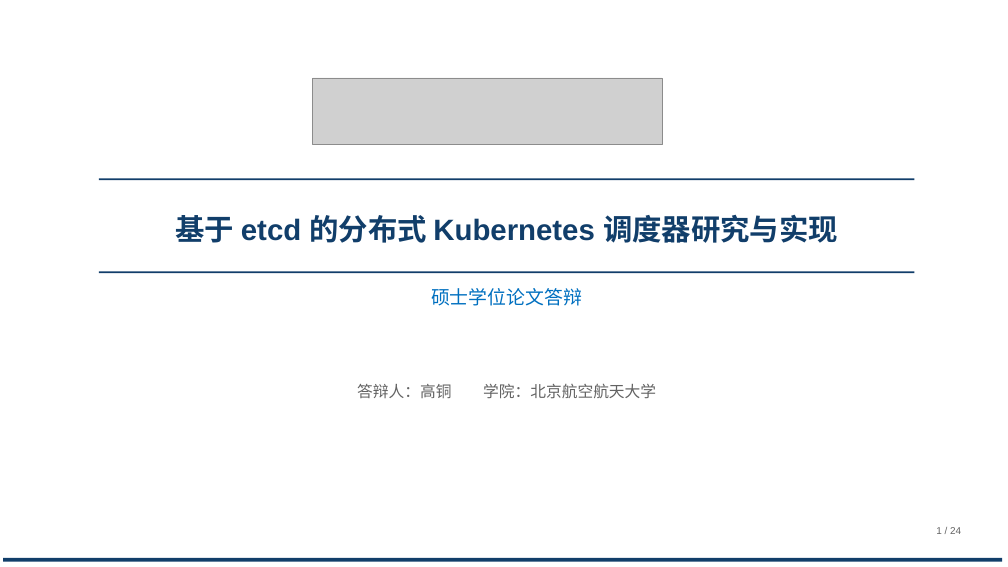
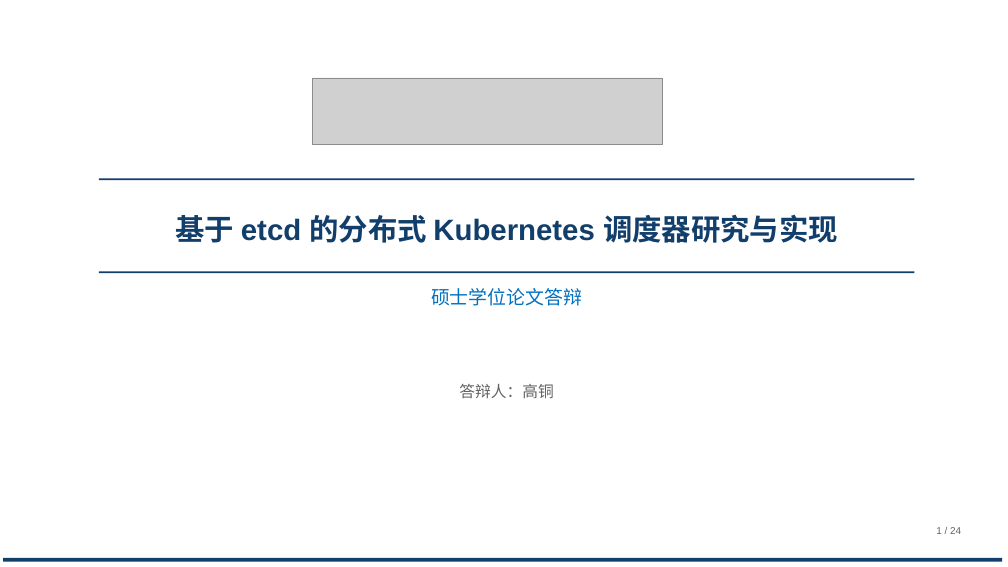
Before and after one commit to tengfei86/godel-scheduler, a slide deck: slide 1 of docs/thesis/defense/答辩PPT-北航模板版.pptx. Drawn at 1008x567 pixels with LibreOffice and Linux fonts; fonts in the diff are those of the drawing; grey boxes stand for pictures. Boxes give left, top, right and bottom in pixels: in the first picture for what was removed or moved away, otherwise in the second. Text is boxed around its words. In the diff, an @@ line names an element or a change of style, - is before the commit and + after.

```diff
--- a/docs/thesis/defense/答辩PPT-北航模板版.pptx
+++ b/docs/thesis/defense/答辩PPT-北航模板版.pptx
@@ text at bbox=[459, 384, 553, 399]: text changed @@
-答辩人：高铜 学院：北京航空航天大学
+答辩人：高铜
```
Also in this commit, not shown: 1 other slide changed, 2 other files.
